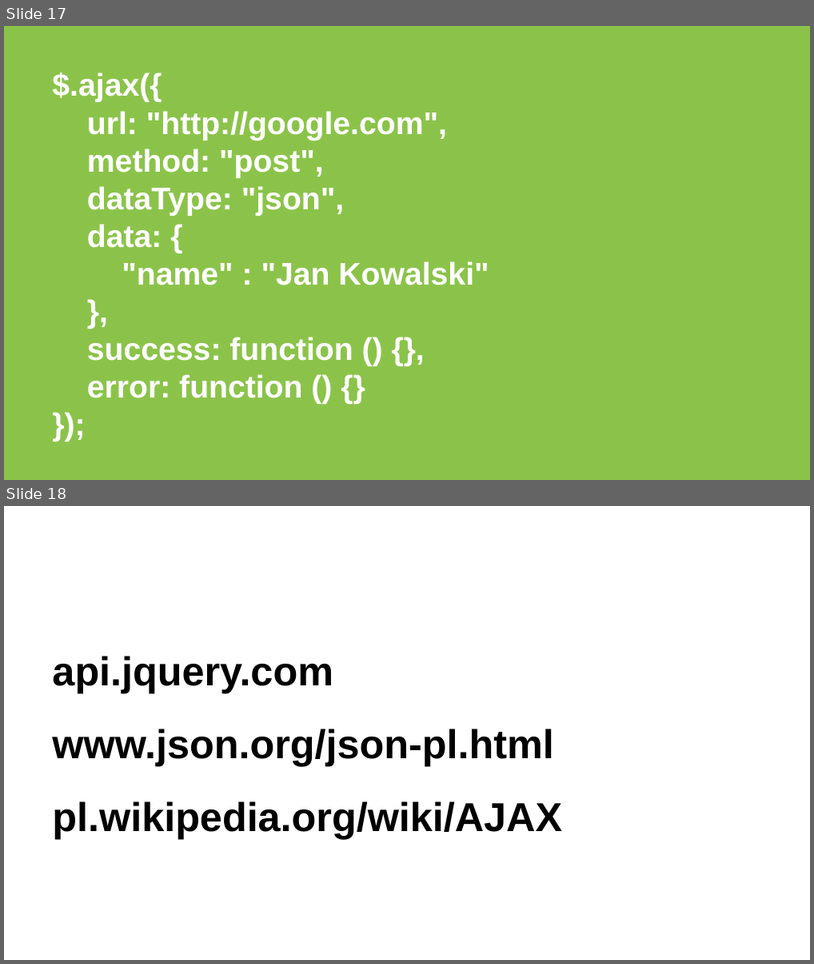
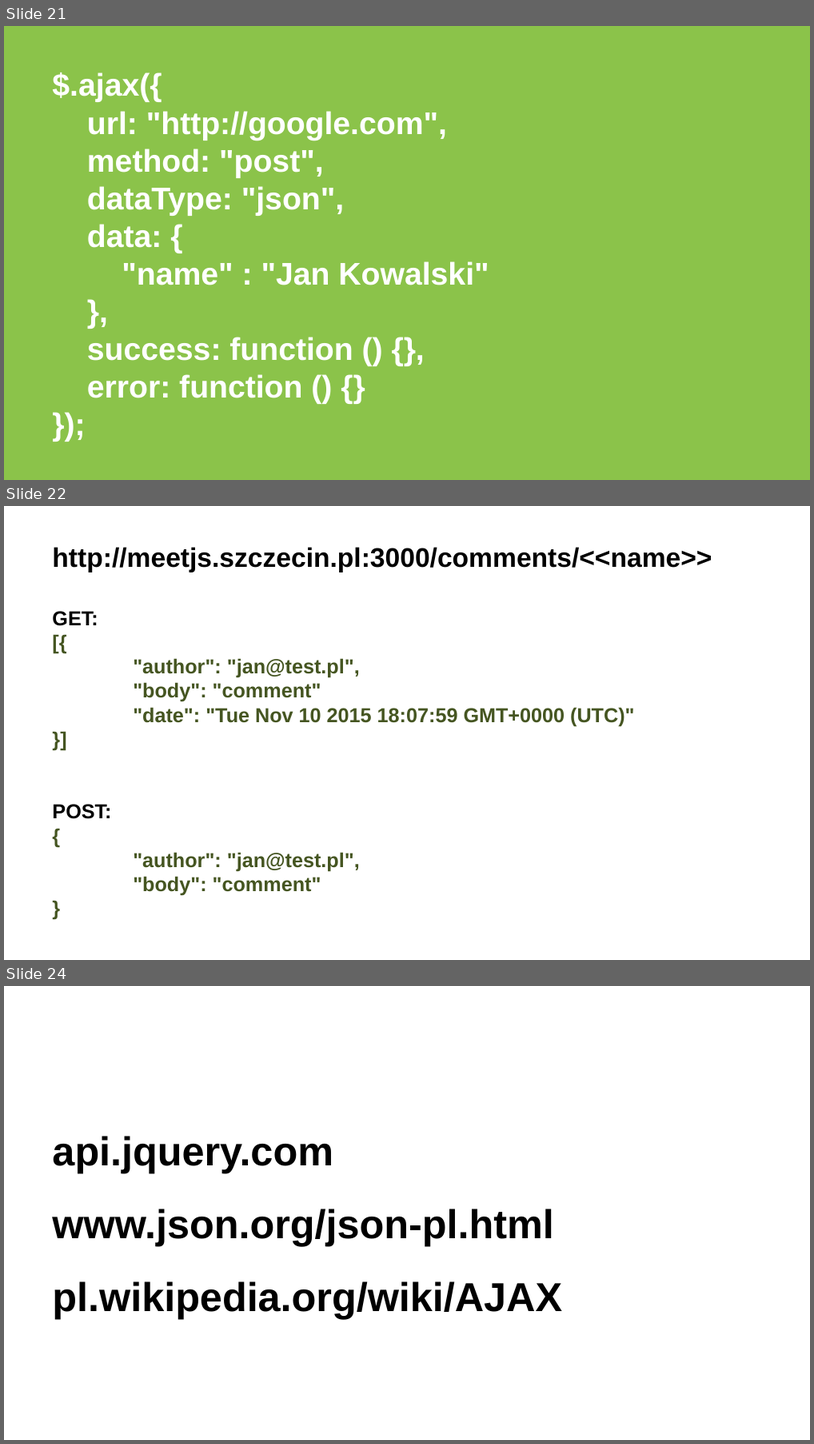
Before and after one commit to czajkowski/jquery_comments_client, a slide deck: JS - meet.js - warsztaty - Szczecin - 2015-11-14.pptx. Shown one above the other, each under a label of ours: slides 17 and 18 before the commit, slides 21, 22 and 24 after it; the slides between them are not shown. The pictures are 814x964 and 814x1444 pixels, drawn with LibreOffice and Linux fonts; fonts in the diff are those of the drawing. Boxes give left, top, right and bottom in pixels: in the first picture for what was removed or moved away, otherwise in the second. Text is boxed around its words. In the diff, an @@ line names an element or a change of style, - is before the commit and + after.

```diff
--- a/JS - meet.js - warsztaty - Szczecin - 2015-11-14.pptx
+++ b/JS - meet.js - warsztaty - Szczecin - 2015-11-14.pptx
@@ slide 22 added at (x1=4, y1=506, x2=810, y2=960), background #FFFFFF @@
@@ title added at (x1=52, y1=547, x2=712, y2=896), 18 pt, text #465621, bold @@
+http://meetjs.szczecin.pl:3000/comments/<<name>>
+GET:
+[{
+"author": "jan@test.pl",
+"body": "comment"
+"date": "Tue Nov 10 2015 18:07:59 GMT+0000 (UTC)"
+}]
+POST:
+{
+"author": "jan@test.pl",
+"body": "comment"
+}
@@ what was slide 17 is now slide 21 @@
@@ what was slide 18 is now slide 24 @@
```
Also in this commit, not shown: 1 slide changed, 5 other slides added, 2 other files.
